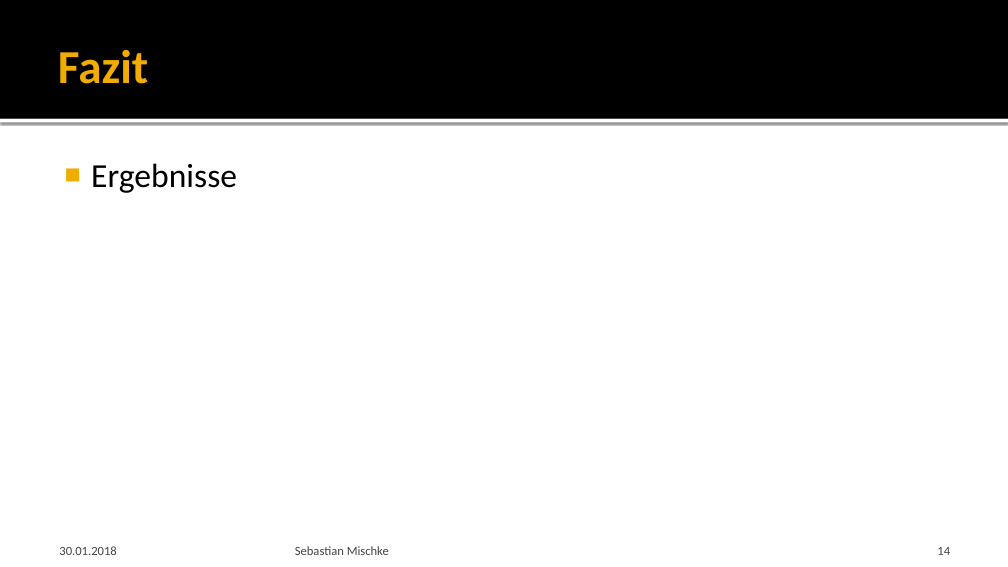
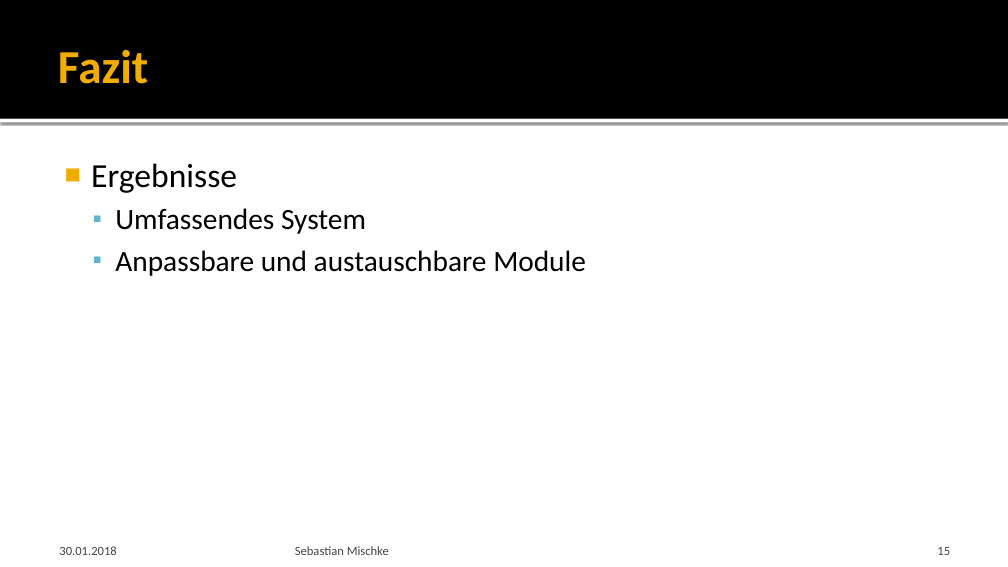
Before and after one commit to Saritus/bachelor-thesis, a slide deck: slide 15 of docs/verteidigung/Verteidigung.pptx (slide 14 before the commit). Drawn at 1008x567 pixels with LibreOffice and Linux fonts; fonts in the diff are those of the drawing; background and template pictures are left out. Boxes give left, top, right and bottom in pixels: in the first picture for what was removed or moved away, otherwise in the second. Text is boxed around its words. In the diff, an @@ line names an element or a change of style, - is before the commit and + after.

```diff
--- a/docs/verteidigung/Verteidigung.pptx
+++ b/docs/verteidigung/Verteidigung.pptx
@@ text at (x1=115, y1=208, x2=586, y2=276): paragraphs added @@
+  ▪ Umfassendes System
+  ▪ Anpassbare und austauschbare Module
@@ page number at (x1=937, y1=547, x2=950, y2=555): text changed @@
-14
+15
```
Also in this commit, not shown: 10 other slides changed, 1 slide added, 1 other file.
